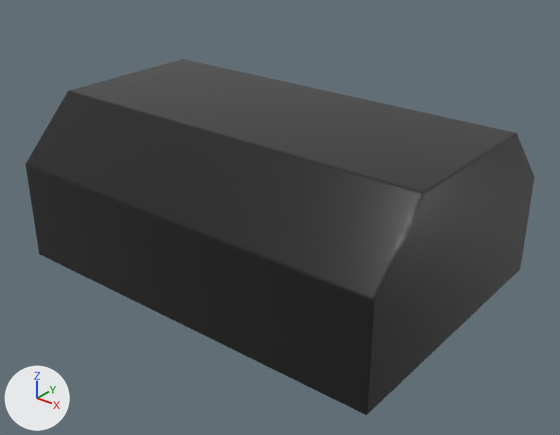
Renders of the Blender file cutter_demo.blend from each side of a commit.
Camera for both pictures: a camera (50 mm lens) standing at (2.17, -2.67, 1.92) and looking at (0.09, -0.08, 0.3). The lights are fixed; the arrows at lower left show +X, +Y and +Z.
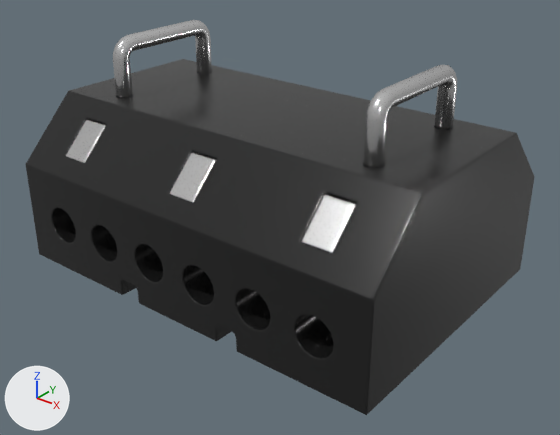
What changed in the scene script:
```text
Add mat_matsteel:
    mat_matsteel = principled_material('matSteel')
    mat_matsteel.base_color = (0.8, 0.8, 0.8)  # white #e7e7e7
    mat_matsteel.metallic = 1.0
    mat_matsteel.roughness = 0.203
Change me_cube:
    used by ob_cube; location = (0.0, 0.0, 0.0)
    remove me_cube.from_pydata(...)  # 12 vertices, 8 faces; spans x -1.0..1.0, y -0.7..0.7, z 0.0..0.8
    add me_cube.from_pydata(...)  # 894 vertices, 648 faces; spans x -1.0..1.0, y -0.7..0.7, z 0.0..0.8
    me_cube part 1: 882 vertices added at x -1.0..1.0, y -0.7..0.7, z 0.0..0.8
Add me_cube_001:
    me_cube_001.from_pydata(...)  # 30 vertices, 21 faces; spans x -0.77..0.77, y -0.63..-0.35, z 0.45..0.72
    me_cube_001.polygons.foreach_set('use_smooth', [True] * 21)
    me_cube_001.materials.append(mat_matsteel)  # white #e7e7e7
Add me_plane_001:
    me_plane_001.from_pydata(...)  # 288 vertices, 308 faces; spans x 0.705..1.195, y -0.321..0.321, z -0.756..-0.676
    me_plane_001.materials.append(mat_matsteel)  # white #e7e7e7
Add ob_cube_001:
    ob_cube_001 = bpy.data.objects.new('Cube.001', me_cube_001)
    ob_cube_001.location = (0.0, 0.0, 0.0)
    _m = ob_cube_001.modifiers.new('Bevel', 'BEVEL')
    _m.width = 0.007
    _m.width_pct = 0.007
    _m.segments = 3
    _m.use_clamp_overlap = False
    _m.profile = 0.7
    _m.miter_outer = 'MITER_ARC'
    _m = ob_cube_001.modifiers.new('WeightedNormal', 'WEIGHTED_NORMAL')
    _m.keep_sharp = True
    _m = ob_cube_001.modifiers.new('FC_Mirror', 'MIRROR')
    _m.use_axis = (False, True, False)
    _m.use_clip = True
Add ob_plane:
    ob_plane = bpy.data.objects.new('Plane', me_plane_001)
    ob_plane.location = (0.0, 0.0, -0.11)
    ob_plane.rotation_euler = (0.0, -1.571, 0.0)  # degrees (0, -90, 0)
    _m = ob_plane.modifiers.new('FC_Mirror', 'MIRROR')
    _m.use_axis = (False, False, True)
    _m.use_clip = True
```

Pixel boxes [x1, y1, x2, y2] of what changed, in the pictures (560 x 435 px):
'Plane', added: after [113, 20, 457, 168]
'Cube.001', added: after [66, 119, 357, 254]
part 1 of me_cube, added: after [25, 59, 534, 415]
